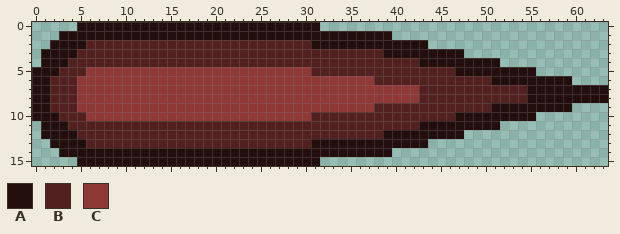
Edited in one commit: pixel-art sprite (lib/assets/images/enemies/attacking/eyes_laser.png). The first picture shows the starting point.
The file is 64x16 pixels.
Palette (. is transparent): A #230e0e  B #52211f  C #8f3937
Pixels before, first column x 0:
 0 .....AAAAAAAAAAAAAAAAAAAAAAAAAAA................................
 1 ...AAAAAAAAAAAAAAAAAAAAAAAAAAAAAAAAAAAAA........................
 2 ..AAAABBBBBBBBBBBBBBBBBBBBBBBBBAAAAAAAAAAAAA....................
 3 .AAAABBBBBBBBBBBBBBBBBBBBBBBBBBBBBBBBBBAAAAAAAAA................
 4 .AAABBBBBBBBBBBBBBBBBBBBBBBBBBBBBBBBBBBBBBBAAAAAAAAA............
 5 AAABBBCCCCCCCCCCCCCCCCCCCCCCCCCBBBBBBBBBBBBBBBBAAAAAAAAA........
 6 AABBBCCCCCCCCCCCCCCCCCCCCCCCCCCCCCCCCCBBBBBBBBBBBBBAAAAAAAAA....
 7 AABBBCCCCCCCCCCCCCCCCCCCCCCCCCCCCCCCCCCCCCCBBBBBBBBBBBBAAAAAAAAA
 8 AABBBCCCCCCCCCCCCCCCCCCCCCCCCCCCCCCCCCCCCCCBBBBBBBBBBBBAAAAAAAAA
 9 AABBBCCCCCCCCCCCCCCCCCCCCCCCCCCCCCCCCCBBBBBBBBBBBBBAAAAAAAAA....
10 AAABBBCCCCCCCCCCCCCCCCCCCCCCCCCBBBBBBBBBBBBBBBBAAAAAAAAA........
11 .AAABBBBBBBBBBBBBBBBBBBBBBBBBBBBBBBBBBBBBBBAAAAAAAAA............
12 .AAAABBBBBBBBBBBBBBBBBBBBBBBBBBBBBBBBBBAAAAAAAAA................
13 ..AAAABBBBBBBBBBBBBBBBBBBBBBBBBAAAAAAAAAAAAA....................
14 ...AAAAAAAAAAAAAAAAAAAAAAAAAAAAAAAAAAAAA........................
15 .....AAAAAAAAAAAAAAAAAAAAAAAAAAA................................
And afterwards:
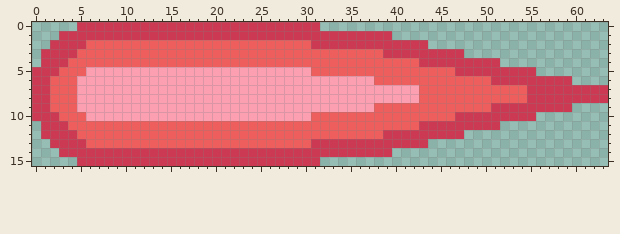
The edit:
Colour A changes from #230e0e to #cc3953.
Colour B changes from #52211f to #ee5e5d.
Colour C changes from #8f3937 to #fc9fb1.
Changed places in both pictures, as pixel boxes (x1, y1, x2, y2):
changed: (32, 22, 608, 166)
